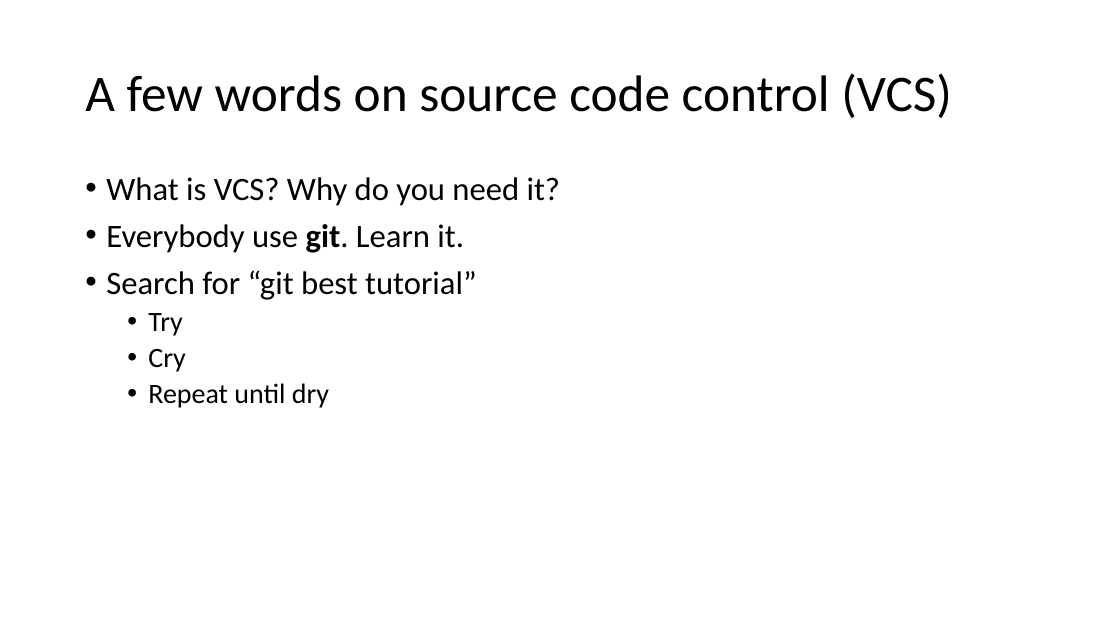
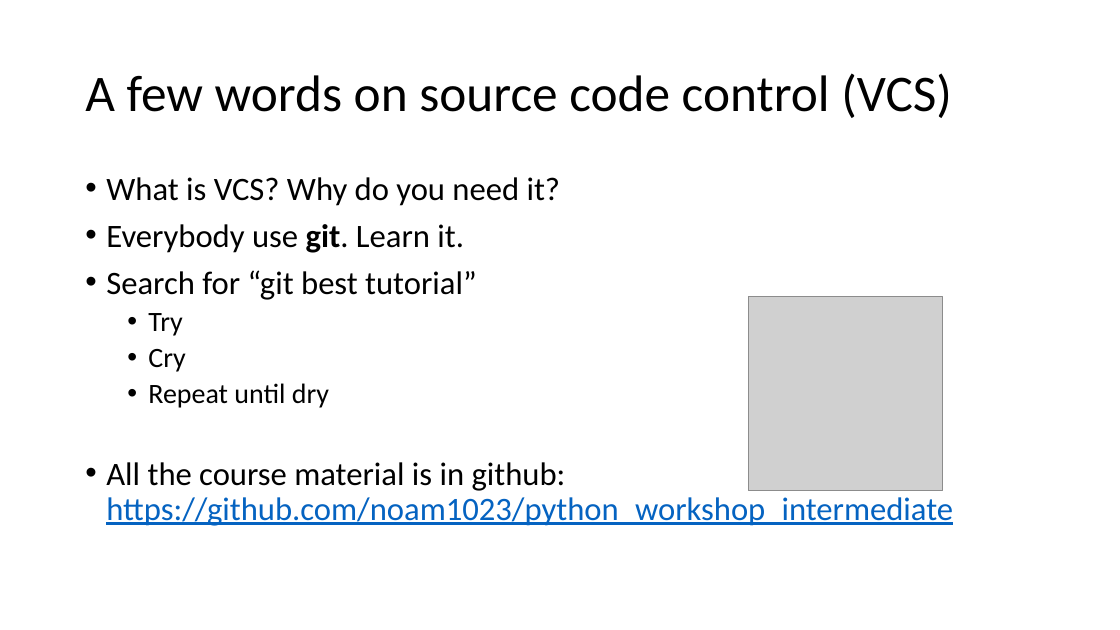
Before and after one commit to scaperex/python_workshop_intermediate, a slide deck: slide 3 of Advanced Python workshop.pptx. Drawn at 1120x630 pixels with LibreOffice and Linux fonts; fonts in the diff are those of the drawing; grey boxes stand for pictures. Boxes give left, top, right and bottom in pixels: in the first picture for what was removed or moved away, otherwise in the second. Text is boxed around its words. In the diff, an @@ line names an element or a change of style, - is before the commit and + after.

```diff
--- a/Advanced Python workshop.pptx
+++ b/Advanced Python workshop.pptx
@@ picture added at bbox=[749, 297, 944, 492] @@
@@ text at bbox=[106, 462, 953, 526]: paragraph added @@
+• All the course material is in github: https://github.com/noam1023/python_workshop_intermediate
```
Also in this commit, not shown: 3 other slides changed, 7 slides added, 1 other file.
